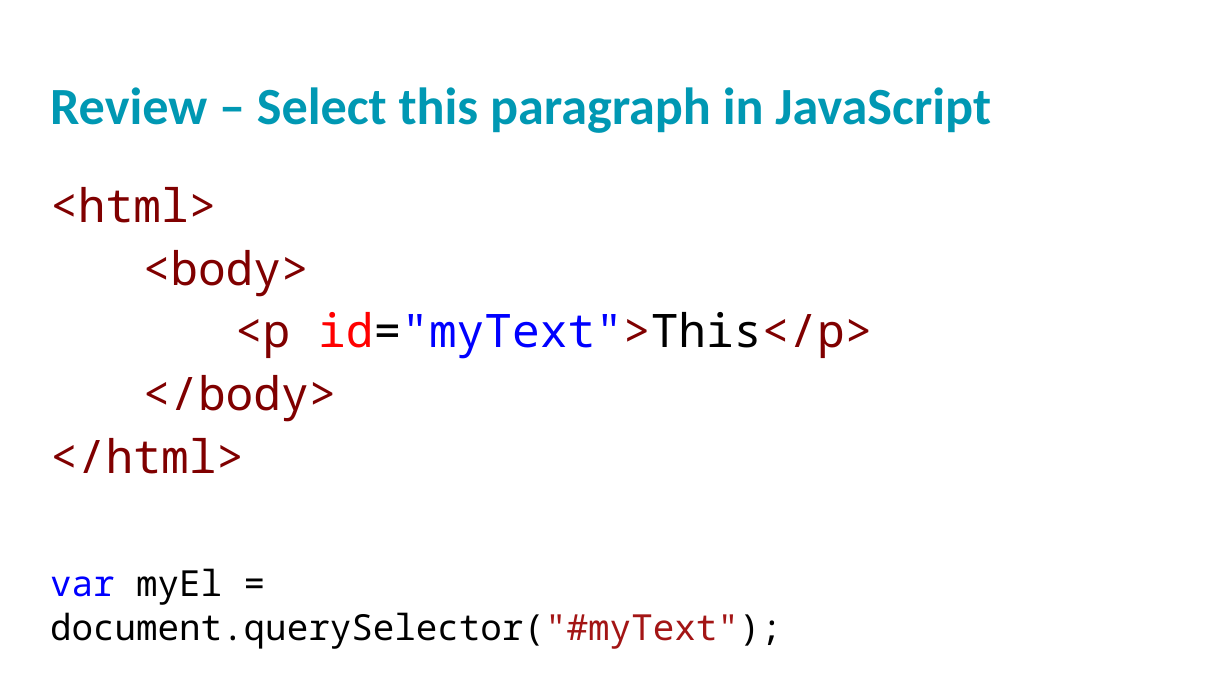
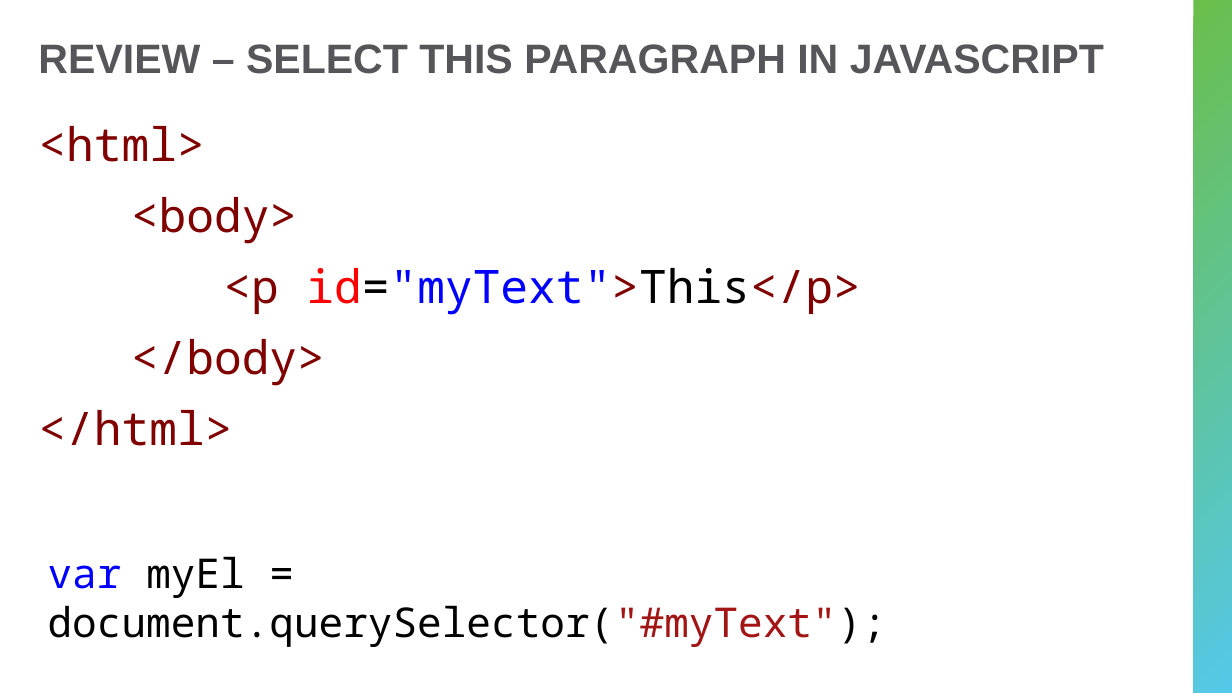
Before and after one commit to hytechclub/web-102, a slide deck: slide 2 of Week07/DomManipulationContinued.pptx (slide 4 before the commit). Drawn at 1232x693 pixels with LibreOffice and Linux fonts; fonts in the diff are those of the drawing; background and template pictures are left out. Boxes give left, top, right and bottom in pixels: in the first picture for what was removed or moved away, otherwise in the second. Text is boxed around its words. In the diff, an @@ line names an element or a change of style, - is before the commit and + after.

```diff
--- a/Week07/DomManipulationContinued.pptx
+++ b/Week07/DomManipulationContinued.pptx
@@ title "REVIEW – SELECT THIS PARAGRAPH ..." at [38,44,1104,74]: vertical alignment top to middle @@
@@ rectangle added at [1194,0,1232,693], fill gradient #6ABF4B to #54C8E8 @@
@@ title at [38,44,1104,74]: text changed; size 40.7 to 32 pt; font Calibri to Arial; text colour #0098B2 to #56565A @@
-Review – Select this paragraph in JavaScript
+REVIEW – SELECT THIS PARAGRAPH IN JAVASCRIPT
@@ text "<html>": place and size @@
-text "<html>" at [50,187,872,474]
+text "<html>" at [38,126,860,446]
@@ text "<html>" at [38,126,860,446]: line spacing 0.9 to 1; more space between paragraphs @@
@@ text "var myEl = document.querySelector("#myText");": place and size @@
-text "var myEl = document.querySelector("#myText");" at [50,568,782,649]
+text "var myEl = document.querySelector("#myText");" at [48,556,887,647]
@@ text "var myEl = document.querySelector("#myText");" at [48,556,887,647]: size 28 to 32 pt @@
```
Also in this commit, not shown: 5 other slides changed, 2 slides added, 5 slides removed, 3 other files.
